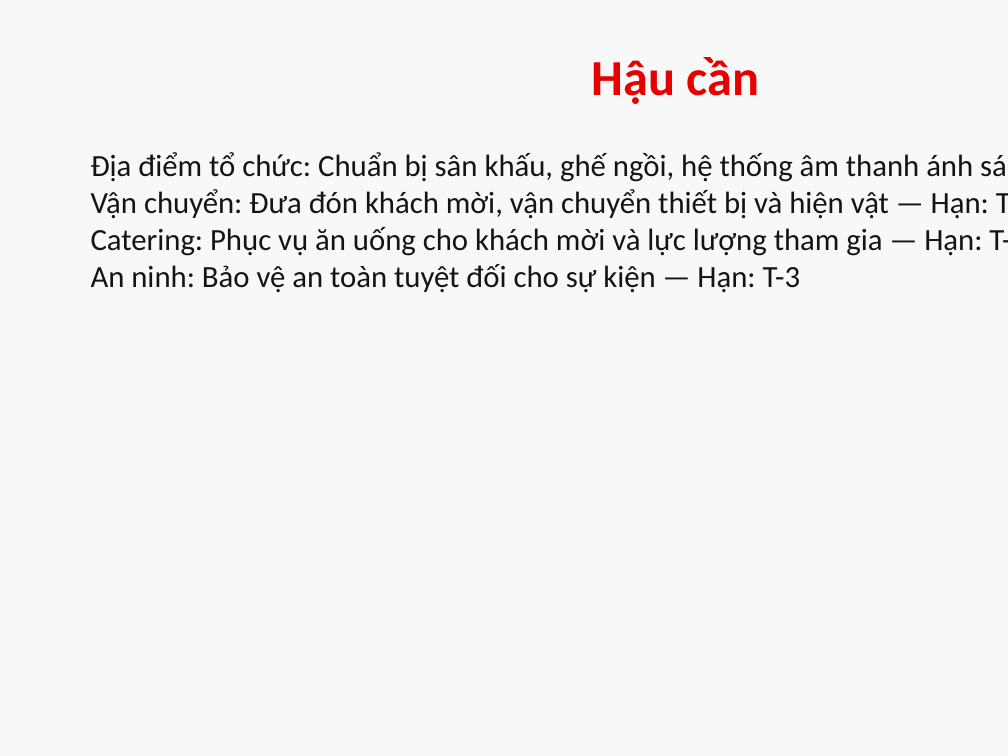
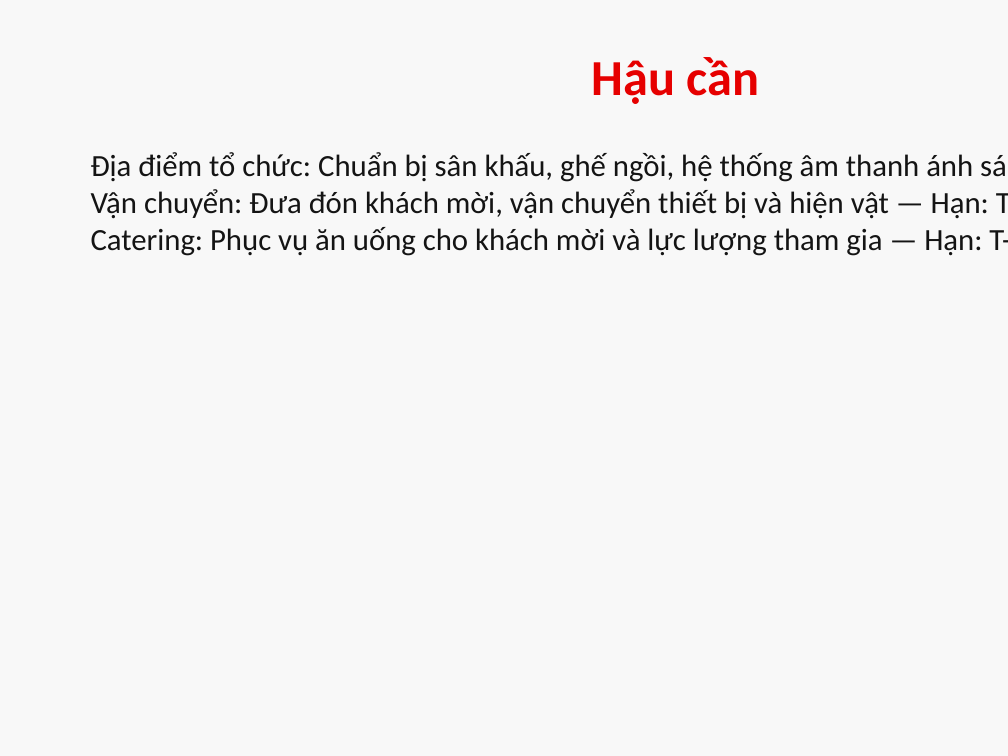
Before and after one commit to MedVietAI/practice, a slide deck: slide 9 of P6/event_plan/dist/plan_80nam_A90.pptx (slide 8 before the commit). Drawn at 1008x756 pixels with LibreOffice and Linux fonts; fonts in the diff are those of the drawing. Boxes give left, top, right and bottom in pixels: in the first picture for what was removed or moved away, otherwise in the second. Text is boxed around its words. In the diff, an @@ line names an element or a change of style, - is before the commit and + after.

```diff
--- a/P6/event_plan/dist/plan_80nam_A90.pptx
+++ b/P6/event_plan/dist/plan_80nam_A90.pptx
@@ text at box(91, 264, 801, 293): paragraph removed @@
-An ninh: Bảo vệ an toàn tuyệt đối cho sự kiện — Hạn: T-3
```
Also in this commit, not shown: 12 other slides changed, 5 slides added, 3 slides removed, 16 other files.
